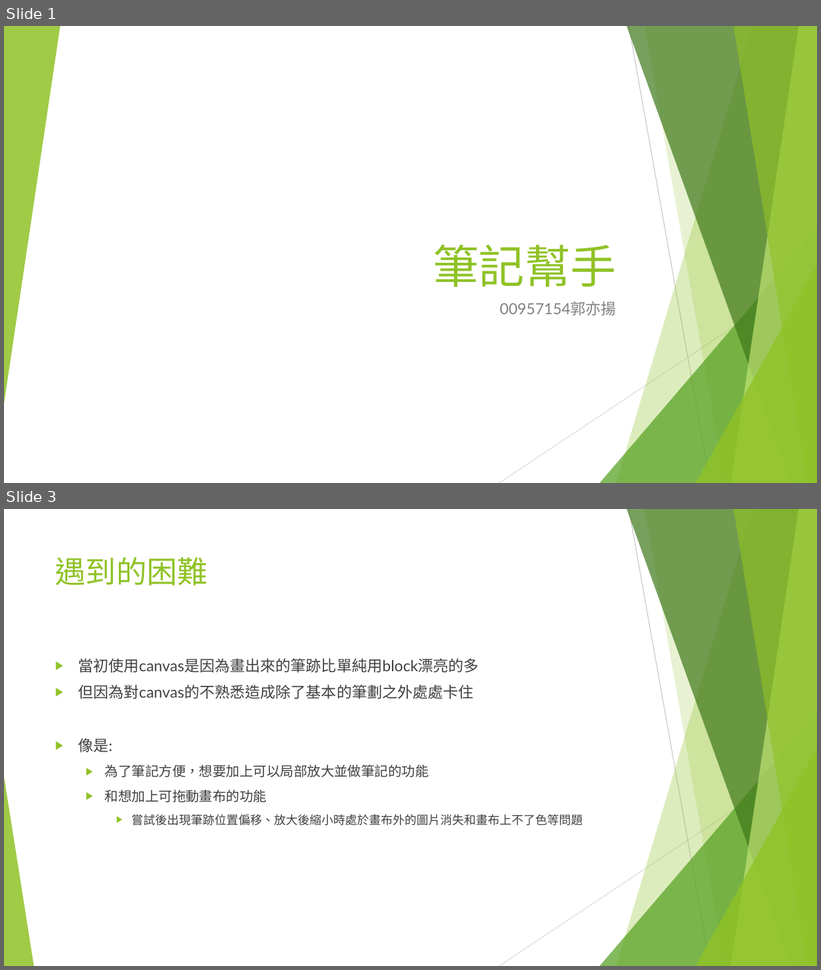
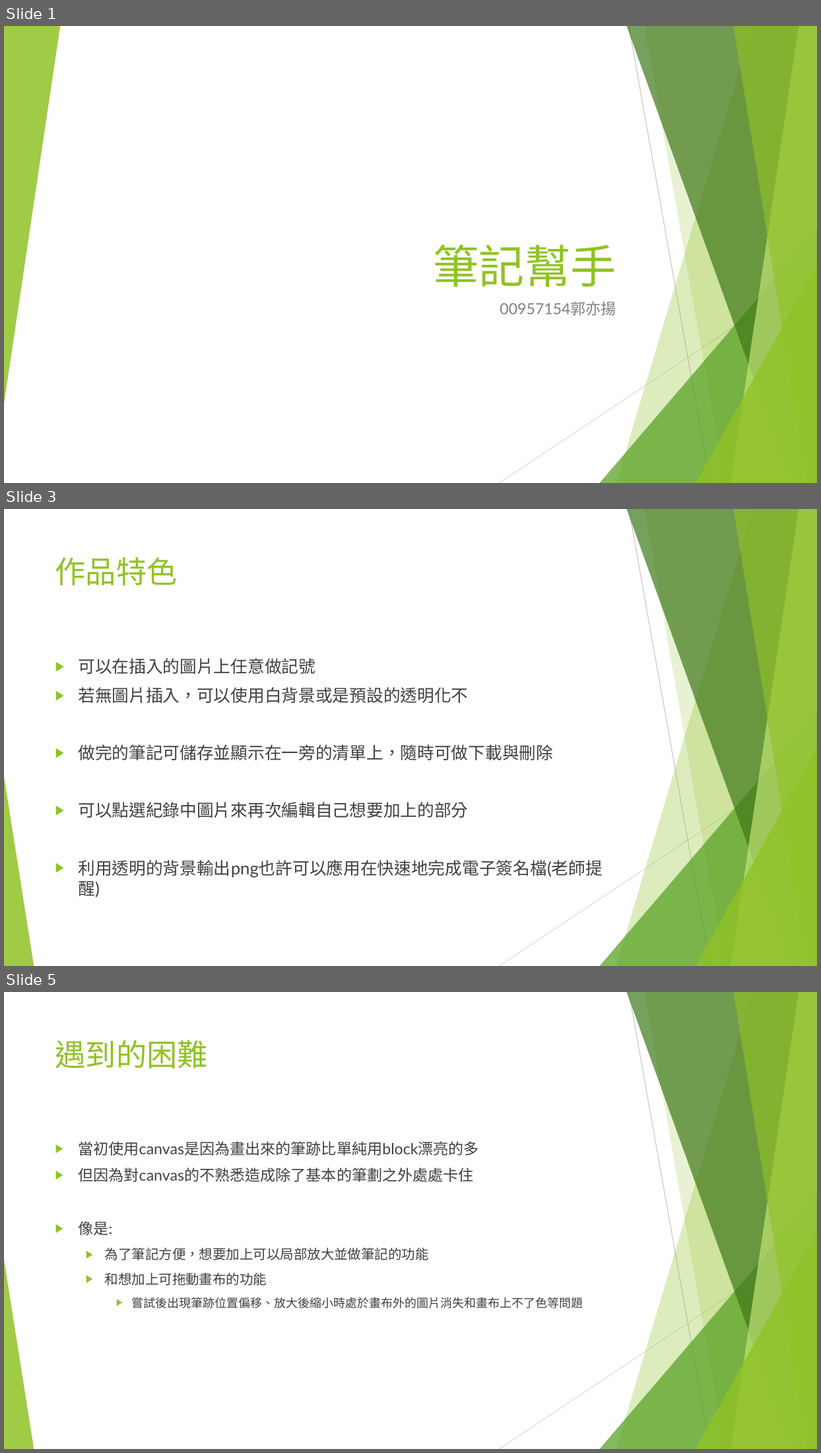
Before and after one commit to hoho030/00957154_note, a slide deck: 筆記幫手.pptx. Shown one above the other, each under a label of ours: slides 1 and 3 before the commit, slides 1, 3 and 5 after it; the slides between them are not shown. The pictures are 821x970 and 821x1453 pixels, drawn with LibreOffice and Linux fonts; fonts in the diff are those of the drawing. Boxes give left, top, right and bottom in pixels: in the first picture for what was removed or moved away, otherwise in the second. Text is boxed around its words. In the diff, an @@ line names an element or a change of style, - is before the commit and + after.

```diff
--- a/筆記幫手.pptx
+++ b/筆記幫手.pptx
@@ slide 3 added at [4,509,817,966], background #FFFFFF; not listed: 10 template elements that a slide beside it also shows @@
@@ title added at [55,557,178,586], 36 pt, text #90C226 @@
+作品特色
@@ text added at [78,658,603,898], 20 pt, text #404040 @@
+▶ 可以在插入的圖片上任意做記號
+▶ 若無圖片插入，可以使用白背景或是預設的透明化不
+▶ 做完的筆記可儲存並顯示在一旁的清單上，隨時可做下載與刪除
+▶ 可以點選紀錄中圖片來再次編輯自己想要加上的部分
+▶ 利用透明的背景輸出png也許可以應用在快速地完成電子簽名檔(老師提醒)
@@ what was slide 3 is now slide 5 @@
```
Also in this commit, not shown: 1 slide changed, 1 other slide added.
